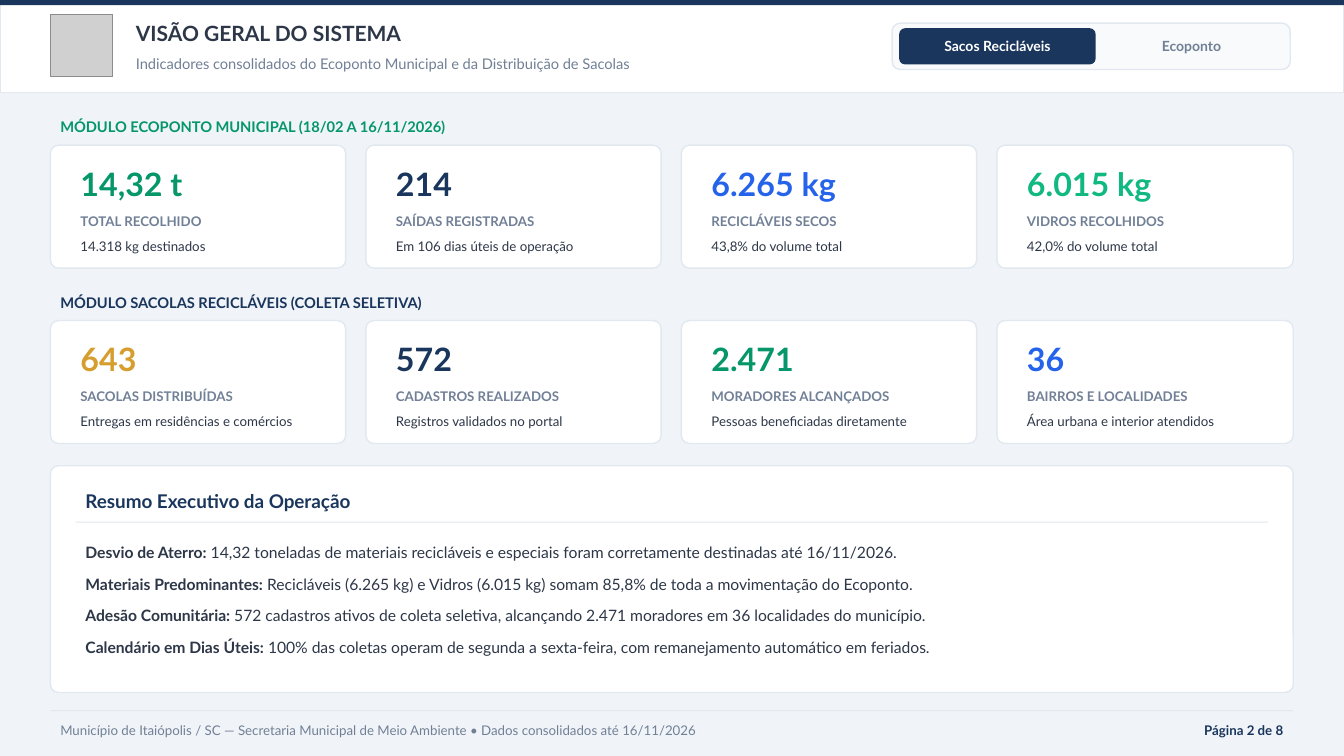
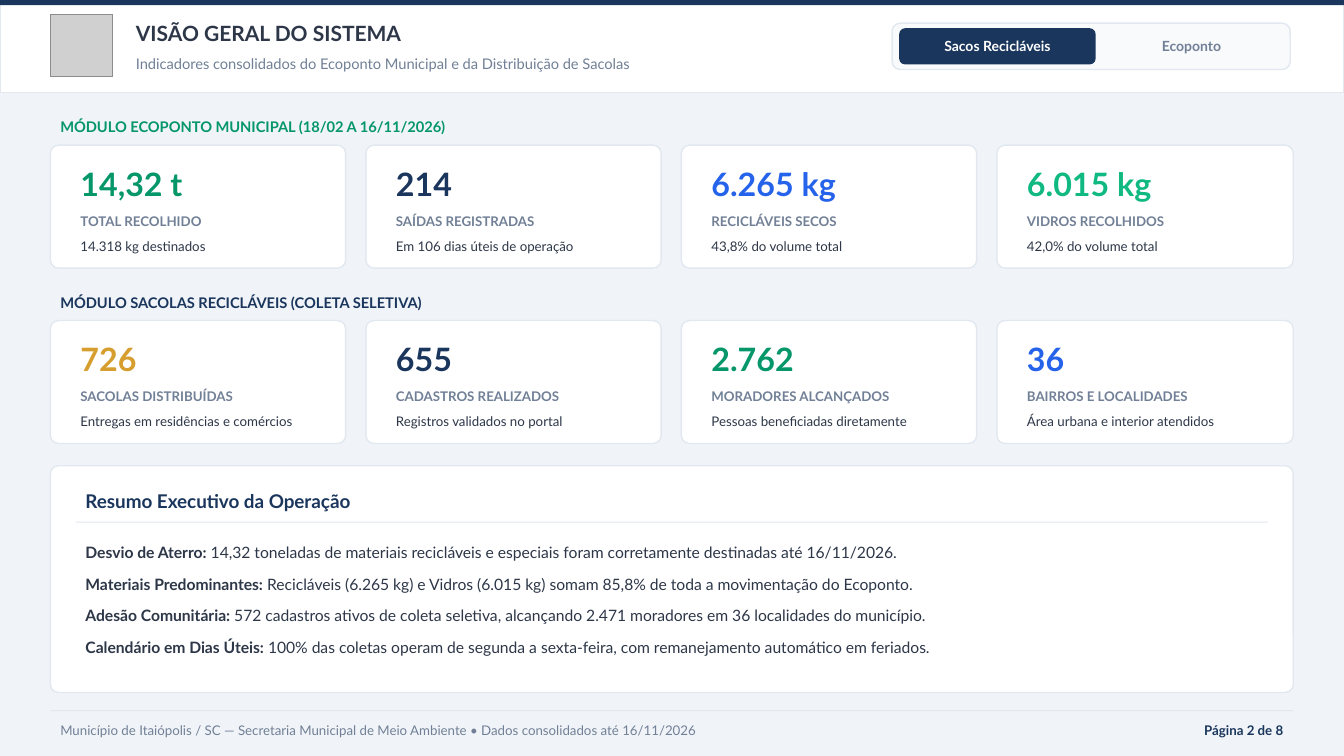
Before and after one commit to vitto2099/cadastro-reciclaveis-itaiopolis, a slide deck: slide 2 of apresentacao/Apresentacao_Ecoponto_e_Reciclaveis_Itaiopolis.pptx. Drawn at 1344x756 pixels with LibreOffice and Linux fonts; fonts in the diff are those of the drawing; grey boxes stand for pictures. Boxes give left, top, right and bottom in pixels: in the first picture for what was removed or moved away, otherwise in the second. Text is boxed around its words. In the diff, an @@ line names an element or a change of style, - is before the commit and + after.

```diff
--- a/apresentacao/Apresentacao_Ecoponto_e_Reciclaveis_Itaiopolis.pptx
+++ b/apresentacao/Apresentacao_Ecoponto_e_Reciclaveis_Itaiopolis.pptx
@@ text at [80,347,136,372]: text changed @@
-643
+726
@@ text at [396,347,452,372]: text changed @@
-572
+655
@@ text at [711,347,793,372]: text changed @@
-2.471
+2.762
```
Also in this commit, not shown: 1 other slide changed, 3 other files.
